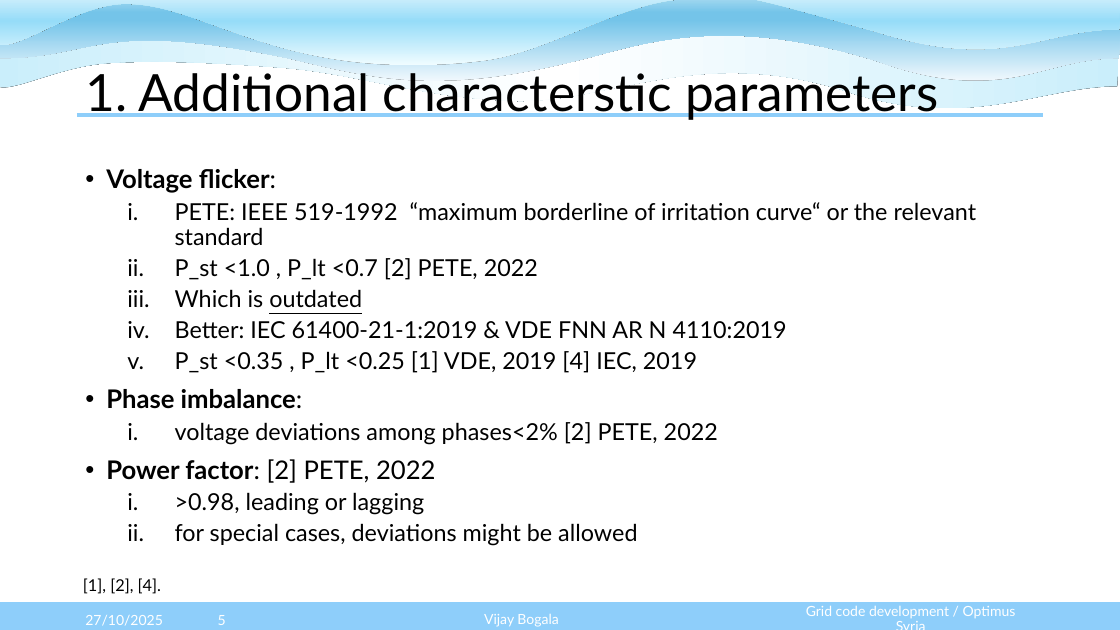
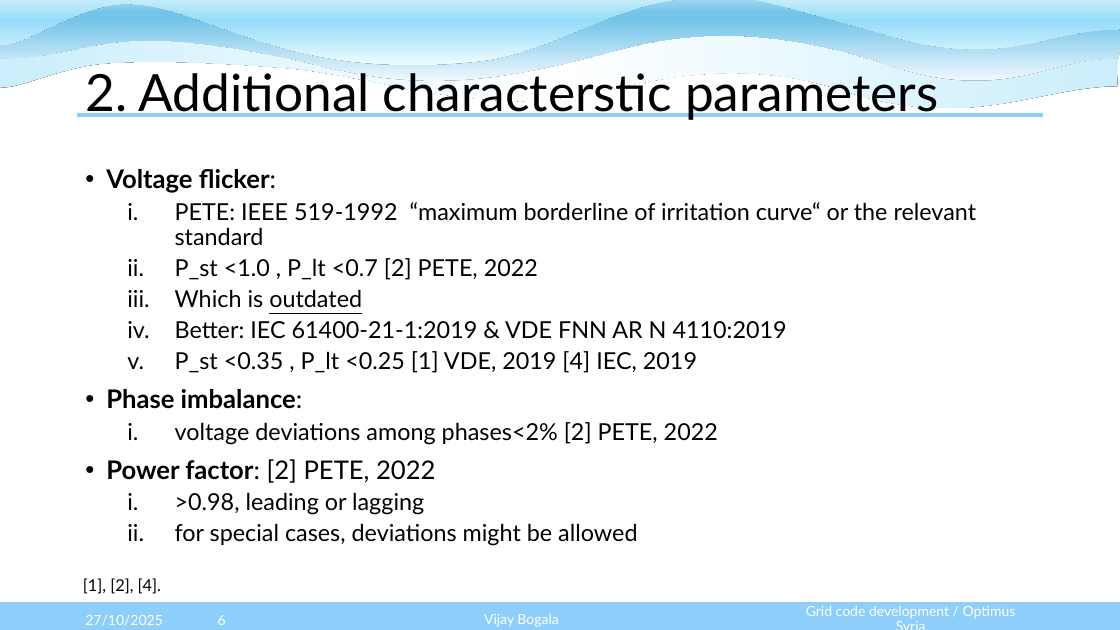
Before and after one commit to Karim-bakhtyar/Optimus-Syria-WEC, a slide deck: slide 6 of 3_Presentations/week 5/Week_5 Team Grid Code Development WEC 2025.pptx (slide 5 before the commit). Drawn at 1120x630 pixels with LibreOffice and Linux fonts; fonts in the diff are those of the drawing. Boxes give left, top, right and bottom in pixels: in the first picture for what was removed or moved away, otherwise in the second. Text is boxed around its words. In the diff, an @@ line names an element or a change of style, - is before the commit and + after.

```diff
--- a/3_Presentations/week 5/Week_5 Team Grid Code Development WEC 2025.pptx
+++ b/3_Presentations/week 5/Week_5 Team Grid Code Development WEC 2025.pptx
@@ title at [85,66,938,120]: text changed @@
-1. Additional characterstic parameters
+2. Additional characterstic parameters
@@ page number at [218,615,226,625]: text changed @@
-5
+6
```
Also in this commit, not shown: 4 other slides changed, 1 slide added.
